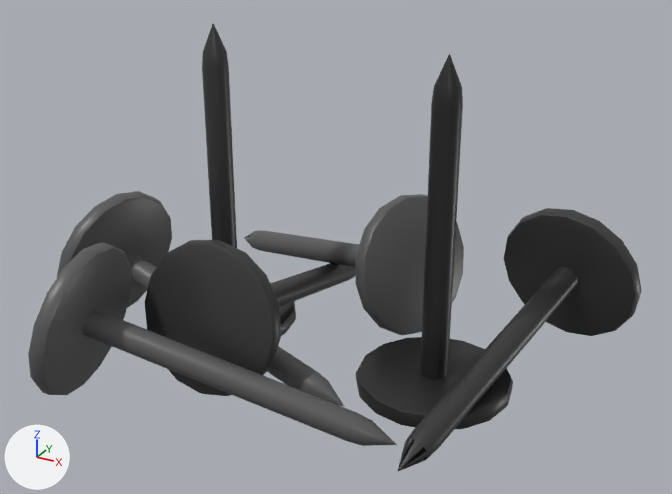
A saved change to the FBX model ThrowThisTrash/Assets/_Assets/Models/Metal/Nails.fbx.
Both versions are drawn from a 50 mm lens placed at (0.87, -1.452, 0.973), pointed at (0.094, -0.042, 0.268). Lighting does not change. The marker at lower left points along +X, +Y and +Z. Where no turn or scale is listed for an object, it has been applied to the vertices.
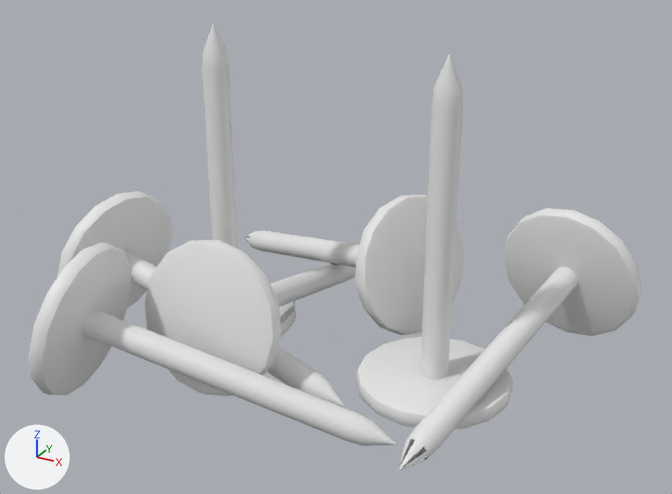
The newer file is also rescaled (x1.306) as a whole; pictures and numbers use the older file's frame.

Boxes [x1, y1, x2, y2] around the edits, measured in the pictures (672 x 494 px):
```json
{"object": "Cylinder.003", "change": "recoloured", "before": [28, 23, 641, 472], "after": [28, 23, 641, 472], "on screen": "black to grey"}
```

Scene script edits in JSON lines:
```json
{"block": "me_cylinder_003", "where": "me_cylinder_003.from_pydata(...)  # 1107 vertices, 1004 faces; spans x -0.479..0.601, y -0.475..0.41, z 0.001..0.648"}
{"op": "remove", "block": "me_cylinder_003", "code": "me_cylinder_003.materials.append(mat_material)  # picture img_polygonminis_texture_01_png"}
```
